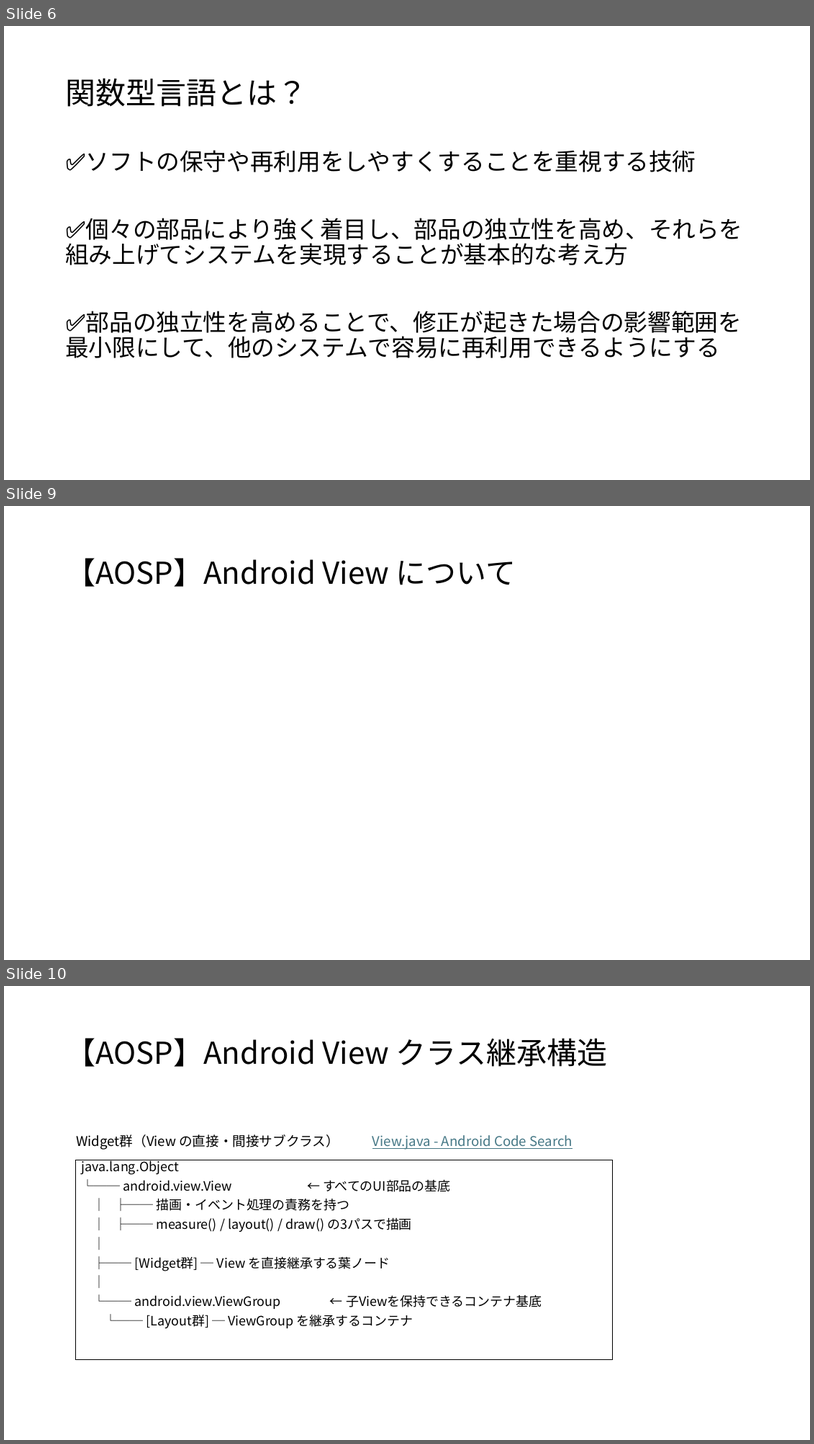
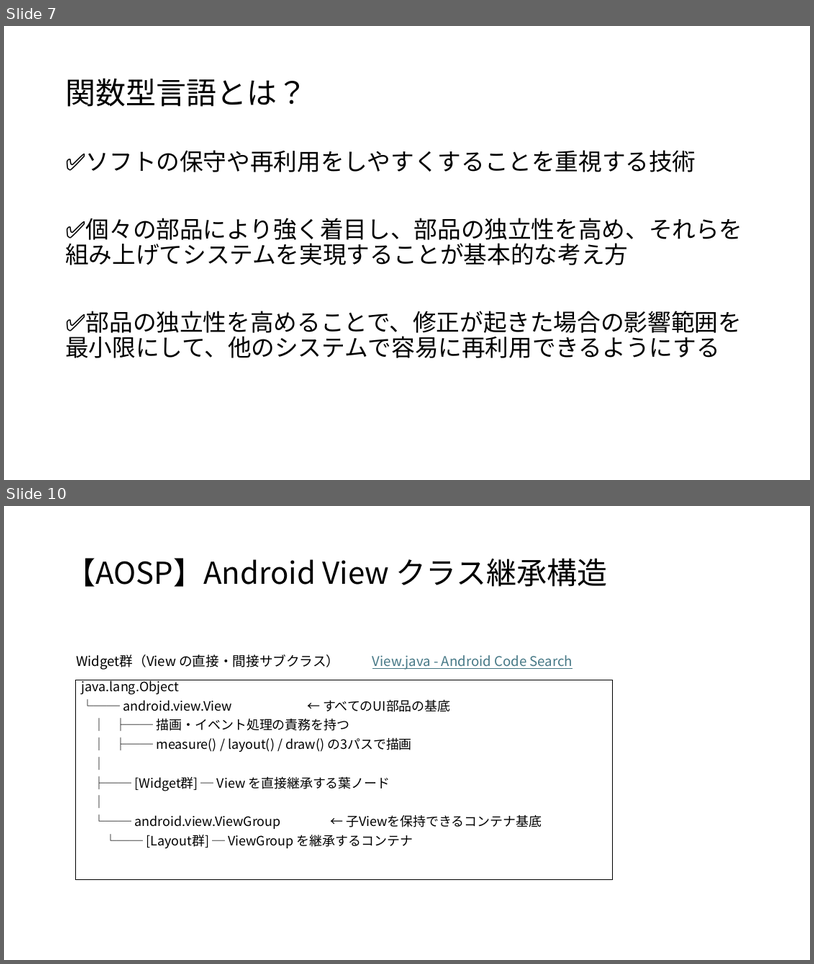
Before and after one commit to koga-miko/misc, a slide deck: java-report/OOP概要.pptx. Shown one above the other, each under a label of ours: slides 6, 9 and 10 before the commit, slides 7 and 10 after it; the slides between them are not shown. The pictures are 814x1444 and 814x964 pixels, drawn with LibreOffice and Linux fonts; fonts in the diff are those of the drawing. Boxes give left, top, right and bottom in pixels: in the first picture for what was removed or moved away, otherwise in the second. Text is boxed around its words. In the diff, an @@ line names an element or a change of style, - is before the commit and + after.

```diff
--- a/java-report/OOP概要.pptx
+++ b/java-report/OOP概要.pptx
@@ slide 9 removed at (4,506,810,960), background #FFFFFF @@
@@ title removed at (65,558,517,587) @@
-【AOSP】Android View について
@@ what was slide 6 is now slide 7 @@
```
Also in this commit, not shown: 4 slides changed, 3 slides added, 3 other slides removed, 2 other files.
